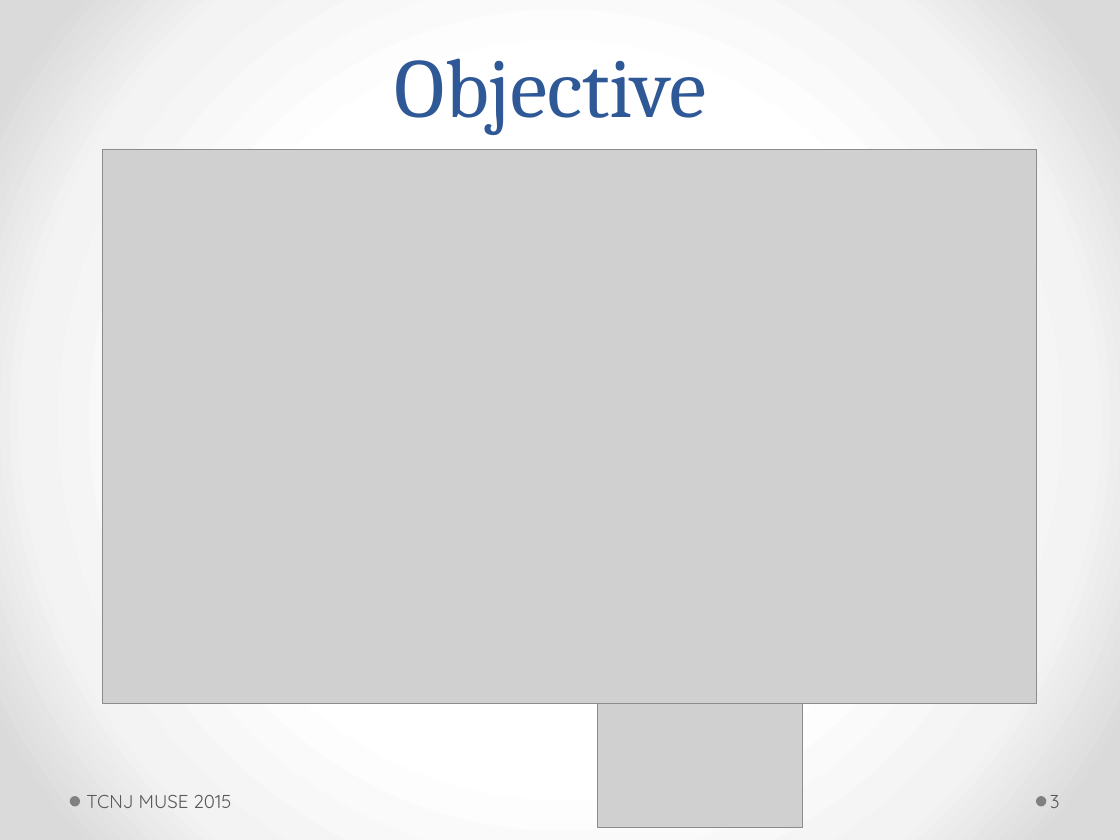
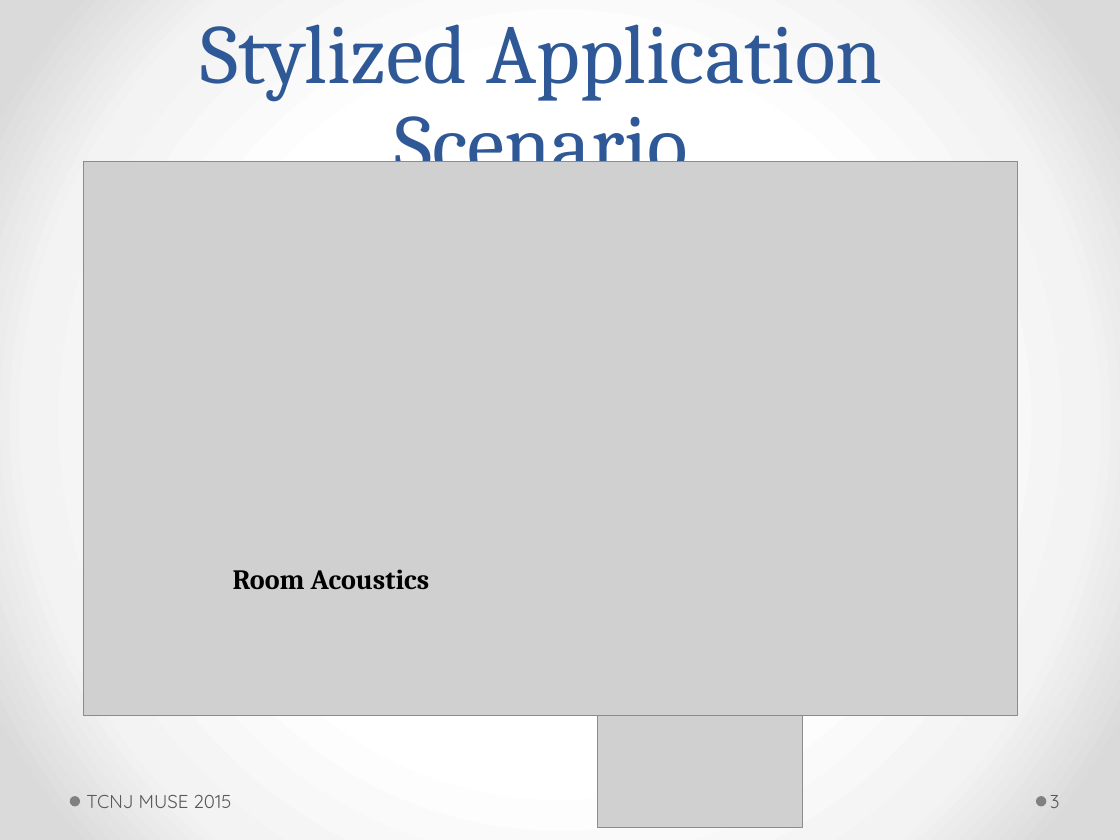
Before and after one commit to ActiveNoiseCancellationResearch/MUSE-Research, a slide deck: slide 3 of proj_anc/doc/jswift/7_23_2015_powerpoint.pptm. Drawn at 1120x840 pixels with LibreOffice and Linux fonts; fonts in the diff are those of the drawing; grey boxes stand for pictures. Boxes give left, top, right and bottom in pixels: in the first picture for what was removed or moved away, otherwise in the second. Text is boxed around its words. In the diff, an @@ line names an element or a change of style, - is before the commit and + after.

```diff
--- a/proj_anc/doc/jswift/7_23_2015_powerpoint.pptm
+++ b/proj_anc/doc/jswift/7_23_2015_powerpoint.pptm
@@ title at <box>200,24,882,191</box>: text changed @@
-Objective
+Stylized Application Scenario
@@ picture: place and size @@
-picture at <box>103,149,1037,703</box>
+picture at <box>84,161,1018,716</box>
@@ text added at <box>233,569,429,590</box>, 18 pt, text #000000, bold @@
+Room Acoustics
```
Also in this commit, not shown: 6 other slides changed, 1 slide added, 1 slide removed.
